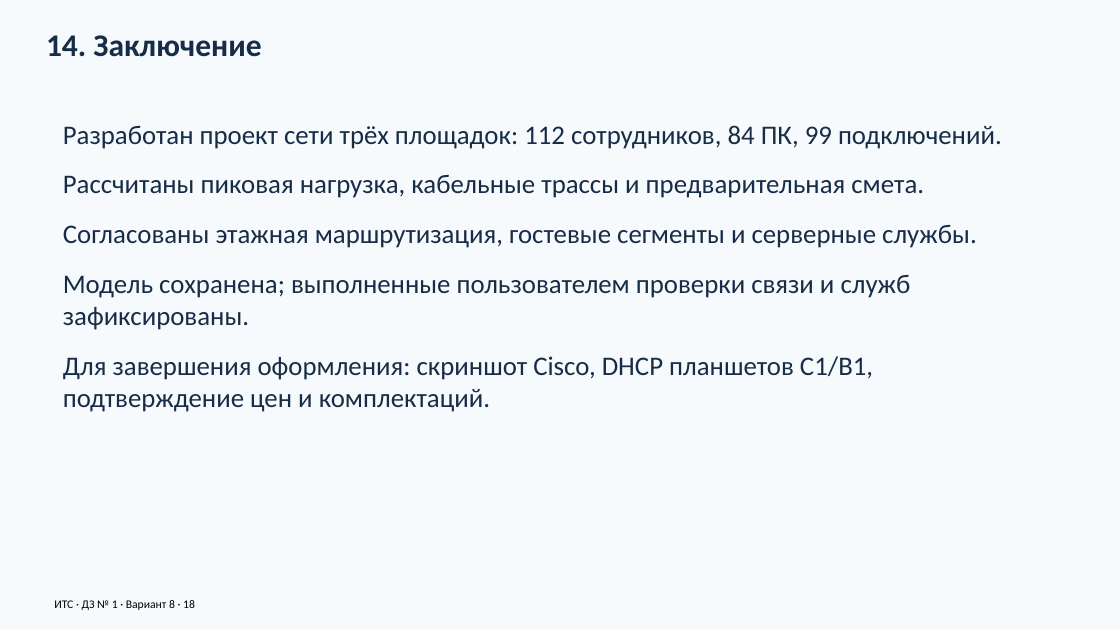
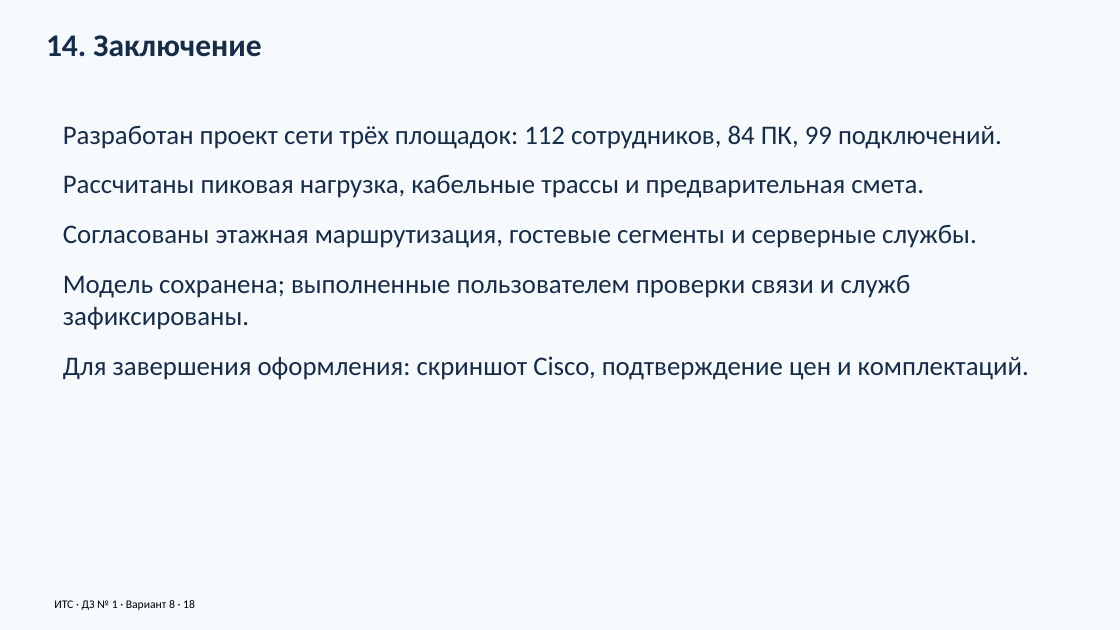
Before and after one commit to warofconnection/dz, a slide deck: slide 18 of docs/Презентация_вариант_8.pptx. Drawn at 1120x630 pixels with LibreOffice and Linux fonts; fonts in the diff are those of the drawing. Boxes give left, top, right and bottom in pixels: in the first picture for what was removed or moved away, otherwise in the second. Text is boxed around its words. In the diff, an @@ line names an element or a change of style, - is before the commit and + after.

Commit message:
Accept final user model with DHCP on all guest tablets and update documents

```diff
--- a/docs/Презентация_вариант_8.pptx
+++ b/docs/Презентация_вариант_8.pptx
@@ text at (63,356,1029,380): text changed @@
-Для завершения оформления: скриншот Cisco, DHCP планшетов C1/B1, подтверждение цен и комплектаций.
+Для завершения оформления: скриншот Cisco, подтверждение цен и комплектаций.
```
Also in this commit, not shown: 1 other slide changed, 10 other files.
